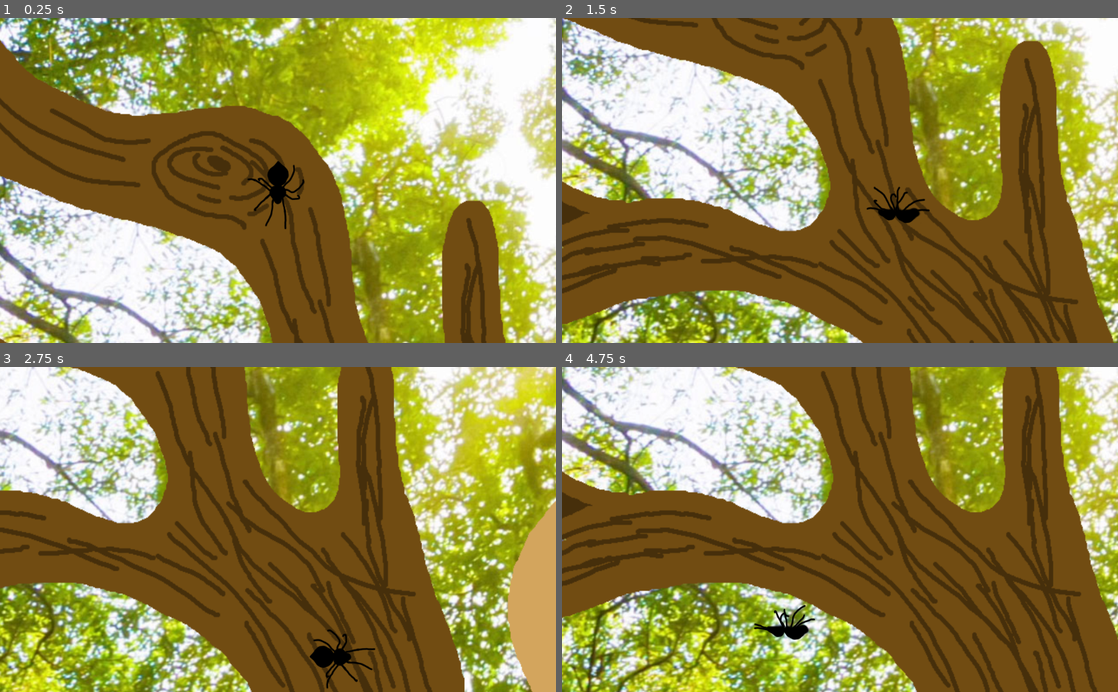
Above: before the commit, frames 1-4 (two rows, left to right).
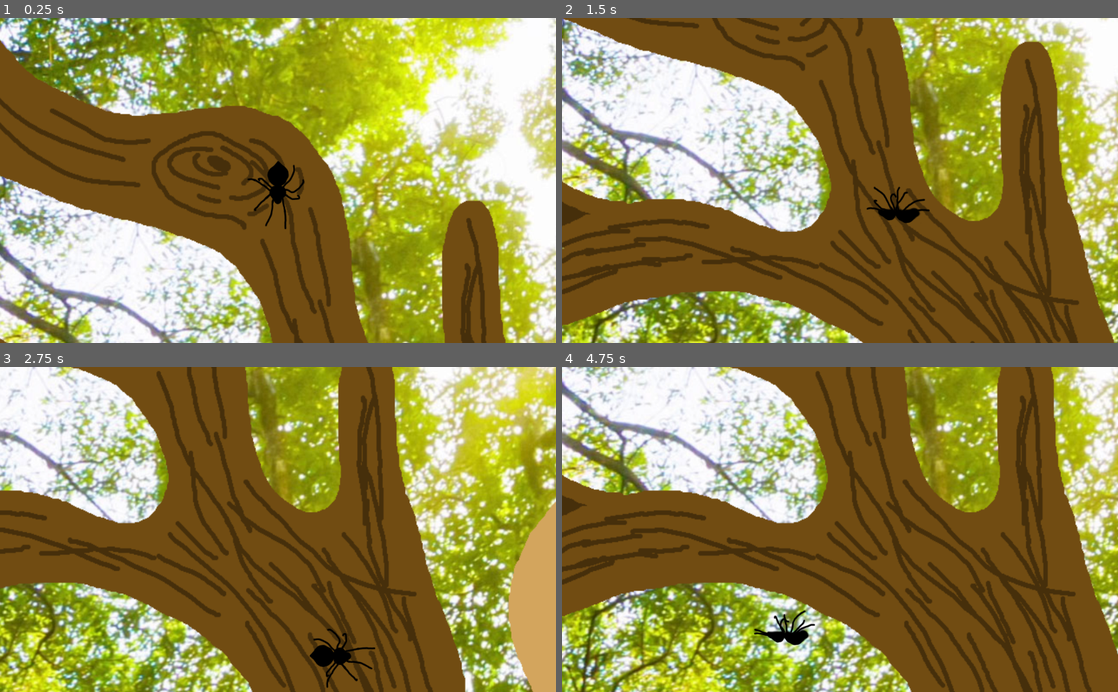
Above: after the commit, the same moments.

Repository: MarmotaGames/aracnotopia
Game: Godot game, scene res://main.tscn
Same seed, same stepped clock (60 frames per second), same inputs: the game is played once before the commit and once after it.
Inputs (mouse positions are in pixels of both pictures, inside the frame that each line leads up to):
- Up to frame 1 (0.25 s): no input
- Up to frame 2 (1.5 s): tap Enter (ui_accept) at 0.5, 0.6, 0.77, 1.07, 1.35 s; move the mouse to (962, 164) at 0.52 s; hold Right (ui_right) 0.53-1.28 s; click (962, 164) at 0.67 s; move the mouse to (728, 196) at 1.27 s; hold Down (ui_down) from 1.28 s (still down)
- Up to frame 3 (2.75 s): tap Enter (ui_accept) at 1.52, 1.82, 2.1 s; move the mouse to (333, 458) at 2.02 s; release Down (ui_down) at 2.03 s; hold Right (ui_right) from 2.03 s (still down)
- Up to frame 4 (4.75 s): move the mouse to (812, 594) at 2.77 s; release Right (ui_right) at 2.78 s; hold Up (ui_up) 2.78-3.53 s; tap Enter (ui_accept) at 2.85, 3.02, 3.32, 3.6, 3.77, 4.07, 4.35, 4.52 s; click (812, 594) at 2.92 s; move the mouse to (1006, 578) at 3.52 s; hold Left (ui_left) from 3.53 s (still down); move the mouse to (673, 480) at 4.27 s

The runs differ from the first frame. In frame 2, 12% of the frame differs, in the area x 0-100%, y 0-100%; in frame 3, 9.0%; in frame 4, 44%.

Commit message:
Fixed diagonal movement

Diff:
--- a/GodotProject/Area2D.gd
+++ b/GodotProject/Area2D.gd
@@ -13,8 +13,4 @@
 	else:
 		spiderInArea = false
 		$"/root/Root/Spider".fall = true
-
-#func _on_Area2D_body_exited(body):
-#	body.fall = true
-#	if body.position.y > 700:
-#		body.fall = false
+		$"/root/Root/Spider".direction = Vector2(0, 1)
--- a/GodotProject/main.tscn
+++ b/GodotProject/main.tscn
@@ -74,7 +74,7 @@
 [node name="Timer" type="Timer" parent="BackgroundSprite/DeathArea" index="1"]
 
 process_mode = 1
-wait_time = 1.0
+wait_time = 3.0
 one_shot = true
 autostart = false
 
--- a/GodotProject/player/Player.gd
+++ b/GodotProject/player/Player.gd
@@ -12,19 +12,20 @@
 var rotationSpeed = 15
 var mustRotate = true
 var isRotating = false
+var dirKeys = [0, 0, 0, 0]
 
 func _physics_process(delta):
-	direction = Vector2(0,0)
 
 	update_direction()
-	if mustRotate:
-		getRotation()
-		mustRotate = false
+	getRotation()
 	evalRotation()
-
+	#Esse bloco elimina ambiguidades, pois a direcao Cima pode ser
+	#tanto 180 como -180
 	if angle == -179:
 		if front < -165 or front > 170:
 			self.rotation_degrees = -179
+
+	#Rotaciona a aranha
 	if front < (angle-5) or front > (angle+5):
 		isRotating = true
 		self.rotation_degrees += (step * rotationSpeed)
@@ -32,34 +33,59 @@
 	else:
 		self.rotation_degrees = angle
 		isRotating = false
-	move_and_slide(direction*speed)
+
+	if 1 in dirKeys and not fall:
+		#Verifica se alguma das teclas direcionais está apertada e processa o movimento
+		move_and_slide(direction.normalized()*speed)
 
 	if fall:
+		direction.x = 0
+		direction.y = 1
 		#velocity.y += gravity * delta
 		#velocity = move_and_slide(velocity, Vector2(0, -1))
 		velocity.y = gravity
-		move_and_slide(velocity, Vector2(0, -1))
+		move_and_slide(direction.normalized()*velocity)
 
 func update_direction():
 	if Input.is_action_pressed("ui_up") and not fall:
-		direction.y -= 1
-		mustRotate = true
+		direction.y = -1
+		dirKeys[0] = 1
+		if not dirKeys[2] and not dirKeys[3]:
+			direction.x = 0
 		$AnimatedSprite.playing = true
 
 	if Input.is_action_pressed("ui_down") and not fall:
-		direction.y += 1
-		mustRotate = true
+		direction.y = 1
+		dirKeys[1] = 1
+		if not dirKeys[2] and not dirKeys[3]:
+			direction.x = 0
 		$AnimatedSprite.playing = true
 
 	if Input.is_action_pressed("ui_left") and not fall:
-		direction.x -= 1
-		mustRotate = true
+		direction.x = -1
+		dirKeys[2] = 1
+		if not dirKeys[0] and not dirKeys[1]:
+			direction.y = 0
 		$AnimatedSprite.playing = true
 
 	if Input.is_action_pressed("ui_right") and not fall:
-		direction.x += 1
-		mustRotate = true
+		direction.x = 1
+		dirKeys[3] = 1
+		if not dirKeys[0] and not dirKeys[1]:
+			direction.y = 0
 		$AnimatedSprite.playing = true
+
+	if Input.is_action_just_released("ui_up"):
+		dirKeys[0] = 0
+
+	if Input.is_action_just_released("ui_down"):
+		dirKeys[1] = 0
+
+	if Input.is_action_just_released("ui_left"):
+		dirKeys[2] = 0
+
+	if Input.is_action_just_released("ui_right"):
+		dirKeys[3] = 0
 
 	if !Input.is_action_pressed("ui_up") and !Input.is_action_pressed("ui_right") and !Input.is_action_pressed("ui_left") and !Input.is_action_pressed("ui_down") and !isRotating and !fall:
 		$AnimatedSprite.playing = false
@@ -68,6 +94,9 @@
 		if fall:
 			if $"/root/Root/BackgroundSprite/Area2D".spiderInArea == true:
 				fall = false
+				direction.x = 0
+				direction.y = 1
+				angle = 0
 				$AnimatedSprite.playing = false
 				$StickTimer.start()
 		else:
